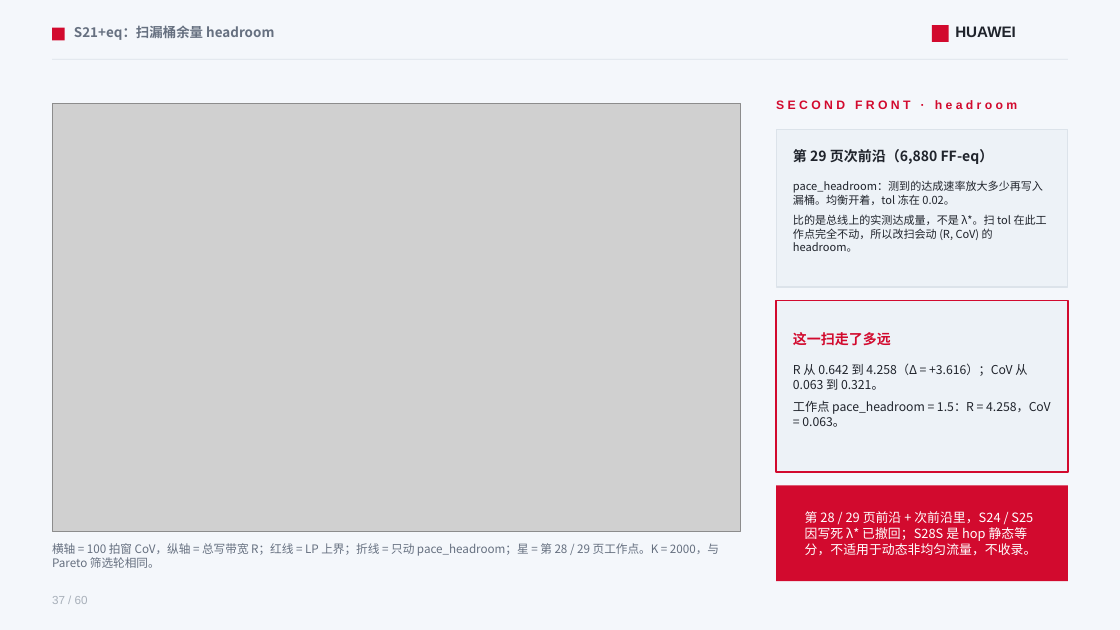
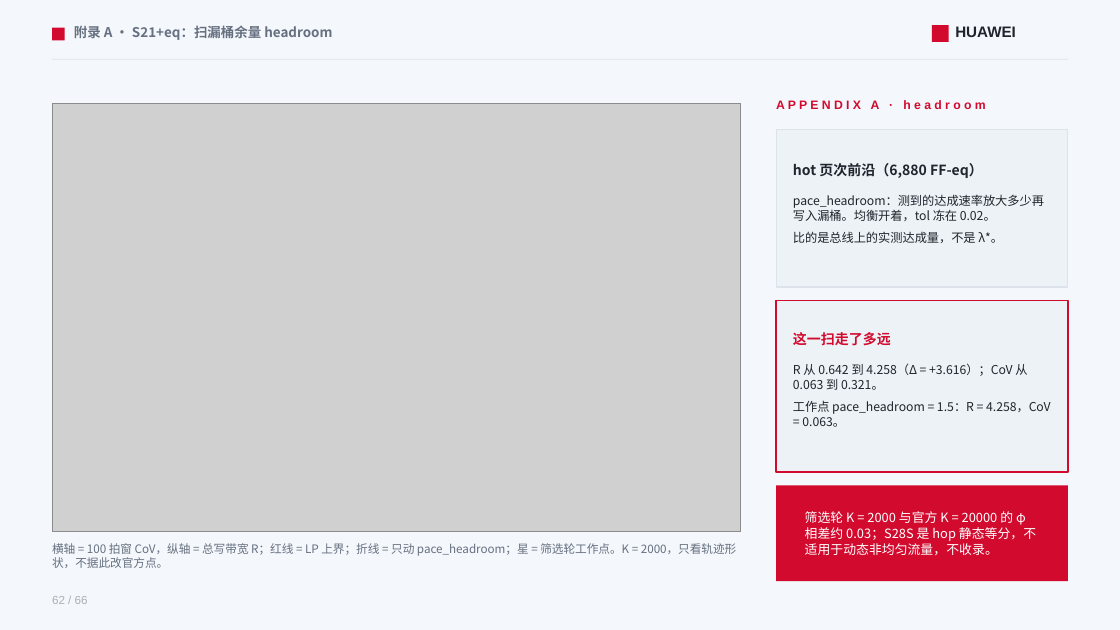
Before and after one commit to lukebest/booksim2, a slide deck: slide 62 of ppt/ring2-write-fairness.pptx (slide 37 before the commit). Drawn at 1120x630 pixels with LibreOffice and Linux fonts; fonts in the diff are those of the drawing; grey boxes stand for pictures. Boxes give left, top, right and bottom in pixels: in the first picture for what was removed or moved away, otherwise in the second. Text is boxed around its words. In the diff, an @@ line names an element or a change of style, - is before the commit and + after.

```diff
--- a/ppt/ring2-write-fairness.pptx
+++ b/ppt/ring2-write-fairness.pptx
@@ text at [74,25,332,40]: text changed @@
-S21+eq：扫漏桶余量 headroom
+附录 A · S21+eq：扫漏桶余量 headroom
@@ text at [776,100,986,113]: text changed @@
-S E C O N D F R O N T · h e a d r o o m
+A P P E N D I X A · h e a d r o o m
@@ text at [793,163,983,178]: text changed @@
-第 29 页次前沿（6,880 FF‑eq）
+hot 页次前沿（6,880 FF‑eq）
@@ text at [793,194,1044,221]: size 9.5 to 10.5 pt in "pace_headroom：测到的达成速率放大多少再写入漏桶。均衡开着，tol 冻在 0.02。" @@
@@ text "pace_headroom：测到的达成速率放大多少再写入漏桶。均衡开着，tol 冻在 0.02。": place and size @@
-text "pace_headroom：测到的达成速率放大多少再写入漏桶。均衡开着，tol 冻在 0.02。" at [793,180,1047,252]
+text "pace_headroom：测到的达成速率放大多少再写入漏桶。均衡开着，tol 冻在 0.02。" at [793,194,1044,243]
@@ text at [793,231,1003,243]: text changed; size 9.5 to 10.5 pt @@
-比的是总线上的实测达成量，不是 λ*。扫 tol 在此工作点完全不动，所以改扫会动 (R, CoV) 的 headroom。
+比的是总线上的实测达成量，不是 λ*。
@@ text at [805,511,1036,555]: text changed @@
-第 28 / 29 页前沿 + 次前沿里，S24 / S25 因写死 λ* 已撤回；S28S 是 hop 静态等分，不适用于动态非均匀流量，不收录。
+筛选轮 K = 2000 与官方 K = 20000 的 φ 相差约 0.03；S28S 是 hop 静态等分，不适用于动态非均匀流量，不收录。
@@ text at [52,543,737,568]: text changed @@
-横轴 = 100 拍窗 CoV，纵轴 = 总写带宽 R；红线 = LP 上界；折线 = 只动 pace_headroom；星 = 第 28 / 29 页工作点。K = 2000，与 Pareto 筛选轮相同。
+横轴 = 100 拍窗 CoV，纵轴 = 总写带宽 R；红线 = LP 上界；折线 = 只动 pace_headroom；星 = 筛选轮工作点。K = 2000，只看轨迹形状，不据此改官方点。
@@ text at [52,596,88,604]: text changed @@
-37 / 60
+62 / 66
```
Also in this commit, not shown: 57 other slides changed, 7 slides added, 1 slide removed, 10 other files.
